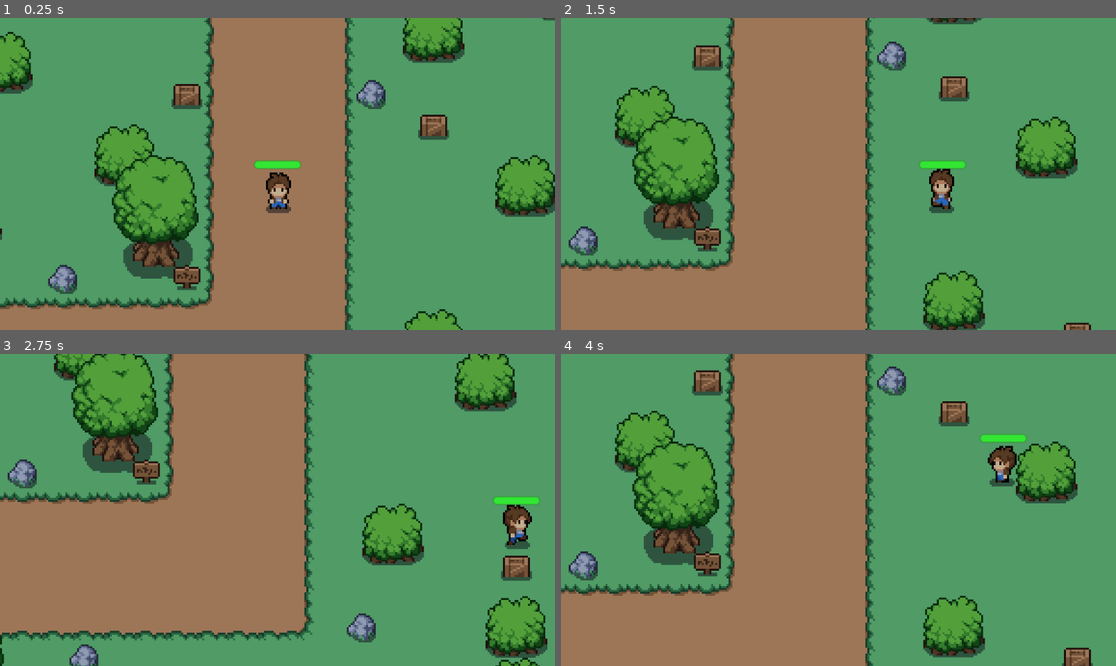
Above: before the commit, frames 1-4 (two rows, left to right).
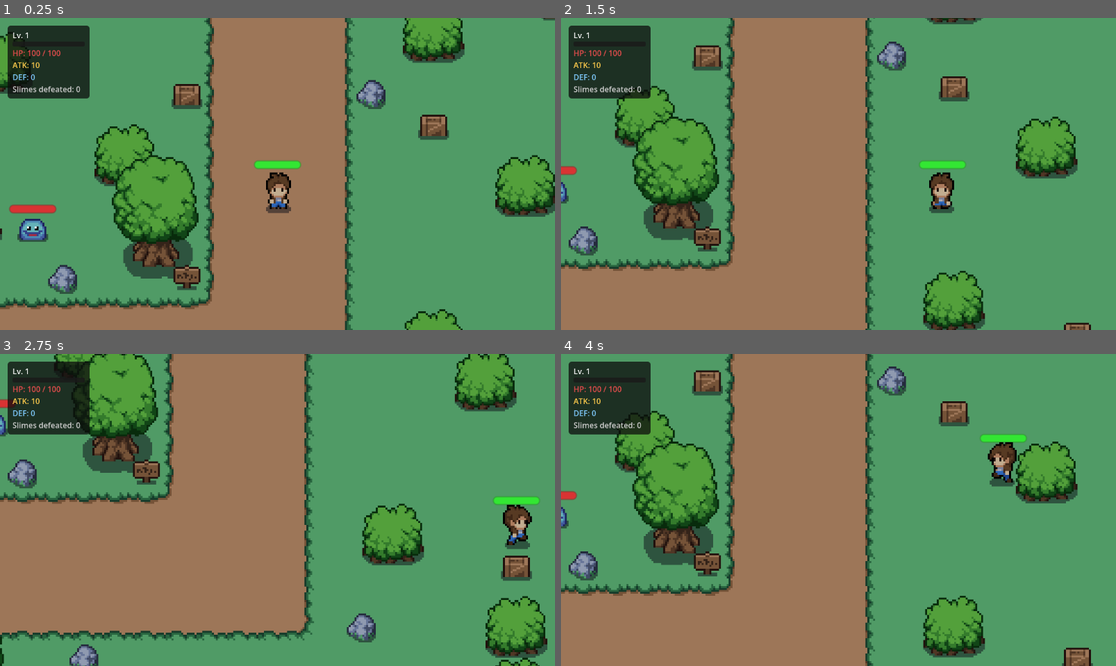
Above: after the commit, the same moments.

Repository: THELASTWIBUPLAY/LearningByDoing
Game: Godot game, scene res://Scenes/world.tscn
Same seed, same stepped clock (60 frames per second), same inputs: the game is played once before the commit and once after it.
Inputs:
- Up to frame 1 (0.25 s): no input
- Up to frame 2 (1.5 s): tap Enter (attack) at 0.5, 0.6, 1.35 s; hold Right (ui_right) 0.53-1.28 s; hold Down (ui_down) from 1.28 s (still down)
- Up to frame 3 (2.75 s): release Down (ui_down) at 2.03 s; hold Right (ui_right) from 2.03 s (still down); tap Enter (attack) at 2.1 s
- Up to frame 4 (4 s): release Right (ui_right) at 2.78 s; hold Up (ui_up) 2.78-3.53 s; tap Enter (attack) at 2.85, 3.6 s; hold Left (ui_left) from 3.53 s (still down)

The runs differ from the first frame. In frame 1, 4.0% of the frame differs, in the area x 1-17%, y 2-72%; in frame 2, 3.9%; in frame 3, 3.5%; in frame 4, 3.9%.

Commit message:
Sistem Exp, Level dan Status

Diff:
--- a/Scenes/world.tscn
+++ b/Scenes/world.tscn
@@ -134,5 +134,25 @@
 y_sort_enabled = true
 position = Vector2(686, 407)
 
+[node name="mob5" parent="." unique_id=543533934 instance=ExtResource("5_fo5ed")]
+y_sort_enabled = true
+position = Vector2(894, 313)
+
+[node name="mob6" parent="." unique_id=561215082 instance=ExtResource("5_fo5ed")]
+y_sort_enabled = true
+position = Vector2(856, 147)
+
+[node name="mob7" parent="." unique_id=836370800 instance=ExtResource("5_fo5ed")]
+y_sort_enabled = true
+position = Vector2(1026, 394)
+
+[node name="mob8" parent="." unique_id=554049749 instance=ExtResource("5_fo5ed")]
+y_sort_enabled = true
+position = Vector2(131, 510)
+
+[node name="mob9" parent="." unique_id=1809633350 instance=ExtResource("5_fo5ed")]
+y_sort_enabled = true
+position = Vector2(240, 96)
+
 [connection signal="body_entered" from="cliffside_transition_point" to="." method="_on_cliffside_transition_point_body_entered"]
 [connection signal="body_exited" from="cliffside_transition_point" to="." method="_on_cliffside_transition_point_body_exited"]
--- a/Scripts/global.gd
+++ b/Scripts/global.gd
@@ -53,6 +53,148 @@
 
 const SFX_POOL_SIZE = 8
 var sfx_pool: Array = []
+
+
+# ============================================================
+# PLAYER LEVEL / EXP / STATS
+# ============================================================
+
+signal player_stats_changed
+signal player_leveled_up(new_level: int)
+
+var player_level = 1
+var player_exp = 0.0
+var player_exp_to_next = 100.0
+
+var player_max_health = 100.0
+var player_current_health = 100.0
+var player_atk = 10
+var player_def = 0
+
+var slimes_killed = 0
+var exp_per_kill = 25.0
+
+func add_player_exp(amount: float) -> void:
+	player_exp += amount
+
+	while player_exp >= player_exp_to_next:
+		player_exp -= player_exp_to_next
+		level_up_player()
+	emit_signal("player_stats_changed")
+	refresh_hud()
+
+func level_up_player() -> void:
+	player_level += 1
+	player_exp_to_next = player_level * 100.0
+
+	player_max_health += 20.0
+	player_atk += 3
+	player_def += 1
+
+	player_current_health = player_max_health
+
+	emit_signal("player_leveled_up", player_level)
+	emit_signal("player_stats_changed")
+
+func register_slime_kill() -> void:
+	slimes_killed += 1
+	add_player_exp(exp_per_kill)
+
+func set_player_health(current: float, max_value: float) -> void:
+	player_current_health = current
+	player_max_health = max_value
+	refresh_hud()
+
+
+# ============================================================
+# HUD
+# ============================================================
+
+var hud_layer: CanvasLayer
+var hud_level_label: Label
+var hud_exp_bar: ProgressBar
+var hud_hp_label: Label
+var hud_atk_label: Label
+var hud_def_label: Label
+var hud_kill_label: Label
+
+func build_hud() -> void:
+	hud_layer = CanvasLayer.new()
+	hud_layer.layer = 10
+	add_child(hud_layer)
+
+	var panel = PanelContainer.new()
+	panel.set_anchors_preset(Control.PRESET_TOP_LEFT)
+	panel.position = Vector2(16, 16)
+
+	var panel_style = StyleBoxFlat.new()
+	panel_style.bg_color = Color(0.05, 0.05, 0.05, 0.75)
+	panel_style.corner_radius_top_left = 6
+	panel_style.corner_radius_top_right = 6
+	panel_style.corner_radius_bottom_left = 6
+	panel_style.corner_radius_bottom_right = 6
+	panel_style.content_margin_left = 10
+	panel_style.content_margin_right = 10
+	panel_style.content_margin_top = 8
+	panel_style.content_margin_bottom = 8
+	panel.add_theme_stylebox_override("panel", panel_style)
+
+	var vbox = VBoxContainer.new()
+	vbox.add_theme_constant_override("separation", 2)
+	panel.add_child(vbox)
+
+	hud_level_label = Label.new()
+	hud_level_label.add_theme_color_override("font_color", Color.WHITE)
+	vbox.add_child(hud_level_label)
+
+	hud_exp_bar = ProgressBar.new()
+	hud_exp_bar.custom_minimum_size = Vector2(150, 10)
+	hud_exp_bar.show_percentage = false
+	var exp_bg = StyleBoxFlat.new()
+	exp_bg.bg_color = Color(0.1, 0.1, 0.1, 0.8)
+	exp_bg.corner_radius_top_left = 3
+	exp_bg.corner_radius_top_right = 3
+	exp_bg.corner_radius_bottom_left = 3
+	exp_bg.corner_radius_bottom_right = 3
+	var exp_fill = StyleBoxFlat.new()
+	exp_fill.bg_color = Color(0.3, 0.6, 1.0, 1.0)
+	exp_fill.corner_radius_top_left = 3
+	exp_fill.corner_radius_top_right = 3
+	exp_fill.corner_radius_bottom_left = 3
+	exp_fill.corner_radius_bottom_right = 3
+	hud_exp_bar.add_theme_stylebox_override("background", exp_bg)
+	hud_exp_bar.add_theme_stylebox_override("fill", exp_fill)
+	vbox.add_child(hud_exp_bar)
+
+	hud_hp_label = Label.new()
+	hud_hp_label.add_theme_color_override("font_color", Color(0.9, 0.3, 0.3))
+	vbox.add_child(hud_hp_label)
+
+	hud_atk_label = Label.new()
+	hud_atk_label.add_theme_color_override("font_color", Color(1.0, 0.8, 0.3))
+	vbox.add_child(hud_atk_label)
+
+	hud_def_label = Label.new()
+	hud_def_label.add_theme_color_override("font_color", Color(0.5, 0.8, 1.0))
+	vbox.add_child(hud_def_label)
+
+	hud_kill_label = Label.new()
+	hud_kill_label.add_theme_color_override("font_color", Color(0.8, 0.8, 0.8))
+	vbox.add_child(hud_kill_label)
+
+	hud_layer.add_child(panel)
+
+func refresh_hud() -> void:
+	if hud_level_label == null:
+		return
+	hud_level_label.text = "Lv. %d" % player_level
+	hud_exp_bar.max_value = player_exp_to_next
+	hud_exp_bar.value = player_exp
+	hud_hp_label.text = "HP: %d / %d" % [int(round(player_current_health)), int(round(player_max_health))]
+	hud_atk_label.text = "ATK: %d" % player_atk
+	hud_def_label.text = "DEF: %d" % player_def
+	hud_kill_label.text = "Slimes defeated: %d" % slimes_killed
+
 
 func finish_changescenes():
 	if transition_scene == true:
@@ -87,6 +229,9 @@
 		var p = AudioStreamPlayer2D.new()
 		add_child(p)
 		sfx_pool.append(p)
+
+	build_hud()
+	refresh_hud()
 
 
 # Called every frame. 'delta' is the elapsed time since the previous frame.
--- a/Scripts/mob.gd
+++ b/Scripts/mob.gd
@@ -5,7 +5,8 @@
 var player = null
 var last_direction = "down"
 
-var health = 100
+var health = 100.0
+var attack_power = 10
 var player_inattack_zone = false
 var can_take_damage = true
 
@@ -62,13 +63,15 @@
 func deal_with_damage():
 	if player_inattack_zone and Global.player_current_attack == true:
 		if can_take_damage == true:
-			health = health -20
+			var dmg = max(1, Global.player_atk)
+			health = health - dmg
 			$take_damage_cooldown.start()
 			can_take_damage = false
 			$HealthBar.value = health
 			print("slime health: ", health)
 			if health <= 0:
 				Global.play_slime_death(global_position)
+				Global.register_slime_kill()
 				self.queue_free()
 
 
--- a/Scripts/player.gd
+++ b/Scripts/player.gd
@@ -2,10 +2,18 @@
 
 var mob_inattack_range = false
 var mob_attack_cooldown = true
-var health = 100
+var attacking_mob = null
+
+var health = 100.0
+var max_health = 100.0
 var player_alive = true
 
 var attack_ip = false
+
+var can_attack = true
+var attack_cd_timer: Timer
+const ATTACK_COOLDOWN = 1.0
+const ATTACK_ANIM_SPEED = 1.8
 
 const SPEED = 100.0
 var current_dir = "none"
@@ -17,8 +25,23 @@
 var footstep_interval = 0.35
 var footstep_time_accum = 0.0
 
+@export var low_health_threshold := 0.25
+
 func _ready() -> void:
+	sync_from_global()
 	$AnimatedSprite2D.play("front_idle")
+
+	attack_cd_timer = Timer.new()
+	attack_cd_timer.one_shot = true
+	attack_cd_timer.wait_time = ATTACK_COOLDOWN
+	add_child(attack_cd_timer)
+	attack_cd_timer.timeout.connect(_on_attack_cd_timeout)
+
+	Global.player_leveled_up.connect(_on_player_leveled_up)
+
+func sync_from_global() -> void:
+	max_health = Global.player_max_health
+	health = Global.player_current_health
 
 func _physics_process(delta: float) -> void:
 	player_movement(delta)
@@ -27,12 +50,13 @@
 	current_camera()
 	update_health_color()
 	regen_health(delta)
+	Global.set_player_health(health, max_health)
 
 	if health <= 0:
 		respawn()
 
 func respawn():
-	health = 100
+	health = max_health
 	player_alive = true
 	time_since_damage = 999.0
 	position.x = Global.player_start_posx
@@ -122,15 +146,22 @@
 func _on_player_hitbox_body_entered(body: Node2D) -> void:
 	if body.has_method("mob"):
 		mob_inattack_range = true
+		attacking_mob = body
 
 
 func _on_player_hitbox_body_exited(body: Node2D) -> void:
 	if body.has_method("mob"):
 		mob_inattack_range = false
+		if attacking_mob == body:
+			attacking_mob = null
 
 func mob_attack():
 	if mob_inattack_range and mob_attack_cooldown == true:
-		health = health - 10
+		var incoming_atk = 10
+		if attacking_mob != null and "attack_power" in attacking_mob:
+			incoming_atk = attacking_mob.attack_power
+		var dmg = max(1, incoming_atk - Global.player_def)
+		health = health - dmg
 		mob_attack_cooldown = false
 		time_since_damage = 0.0
 		Global.play_hit(global_position)
@@ -143,10 +174,13 @@
 func attack():
 	var dir = current_dir
 
-	if Input.is_action_just_pressed("attack"):
+	if Input.is_action_just_pressed("attack") and can_attack:
+		can_attack = false
+		attack_cd_timer.start()
+
 		Global.player_current_attack = true
 		attack_ip = true
-		$AnimatedSprite2D.speed_scale = 1
+		$AnimatedSprite2D.speed_scale = ATTACK_ANIM_SPEED
 		if dir == "right":
 			$AnimatedSprite2D.flip_h = false
 			$AnimatedSprite2D.play("side_attack")
@@ -161,11 +195,15 @@
 		if dir == "up":
 			$AnimatedSprite2D.play("back_attack")
 			$deal_attack_timer.start()
+
+func _on_attack_cd_timeout() -> void:
+	can_attack = true
 
 func _on_deal_attack_timer_timeout() -> void:
 	$deal_attack_timer.stop()
 	Global.player_current_attack = false
 	attack_ip = false
+	$AnimatedSprite2D.speed_scale = 1.0
 
 func current_camera():
 	if Global.current_scene == "world":
@@ -177,8 +215,10 @@
 		$cliffside_camera.enabled = true
 		$cliffside_camera.make_current()
 
-@export var low_health_threshold := 0.25
-var max_health = 100.0
+func _on_player_leveled_up(_new_level: int) -> void:
+
+	max_health = Global.player_max_health
+	health = Global.player_current_health
 
 func update_health_color():
 	var hp_percent = float(health) / max_health
@@ -188,4 +228,5 @@
 		sprite.modulate = Color.WHITE.lerp(Color(1, 0.2, 0.2), 1.0 - t)
 	else:
 		sprite.modulate = Color.WHITE
+	$HealthBar.max_value = max_health
 	$HealthBar.value = health
